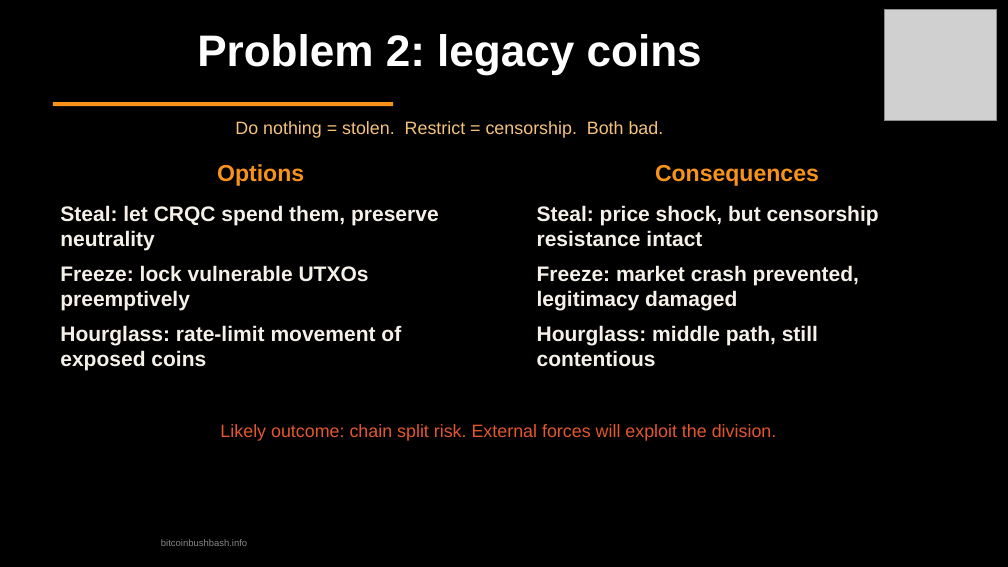
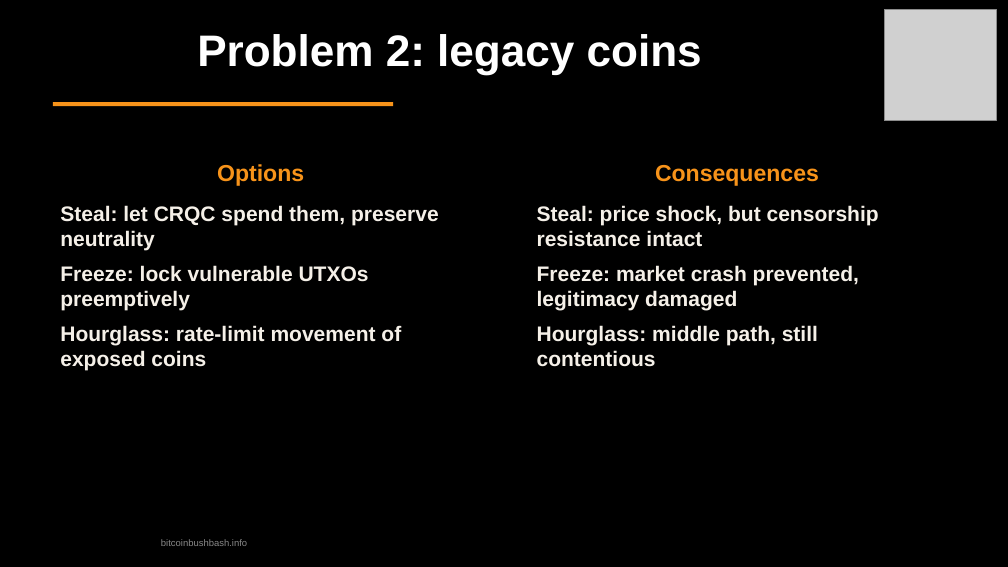
Before and after one commit to TrentOmega/qc-threat, a slide deck: slide 26 of quantum-threat-bitcoin-bushbash.odp (slide 27 before the commit). Drawn at 1008x567 pixels with LibreOffice and Linux fonts; fonts in the diff are those of the drawing; grey boxes stand for pictures. Boxes give left, top, right and bottom in pixels: in the first picture for what was removed or moved away, otherwise in the second. Text is boxed around its words. In the diff, an @@ line names an element or a change of style, - is before the commit and + after.

```diff
--- a/quantum-threat-bitcoin-bushbash.odp
+++ b/quantum-threat-bitcoin-bushbash.odp
@@ text removed at [235, 121, 664, 138] @@
-Do nothing = stolen. Restrict = censorship. Both bad.
@@ text removed at [220, 424, 777, 441] @@
-Likely outcome: chain split risk. External forces will exploit the division.
```
Also in this commit, not shown: 9 other slides changed, 1 slide added, 2 slides removed, 3 other files.
